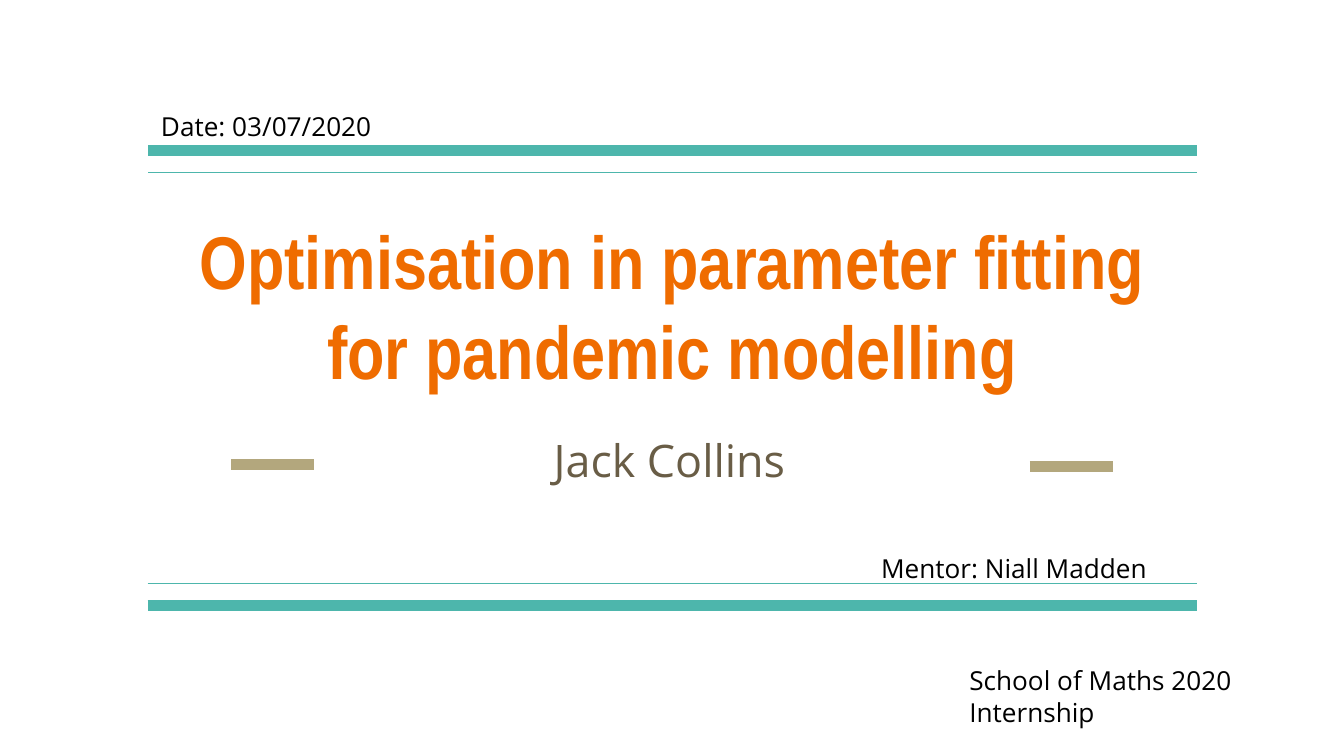
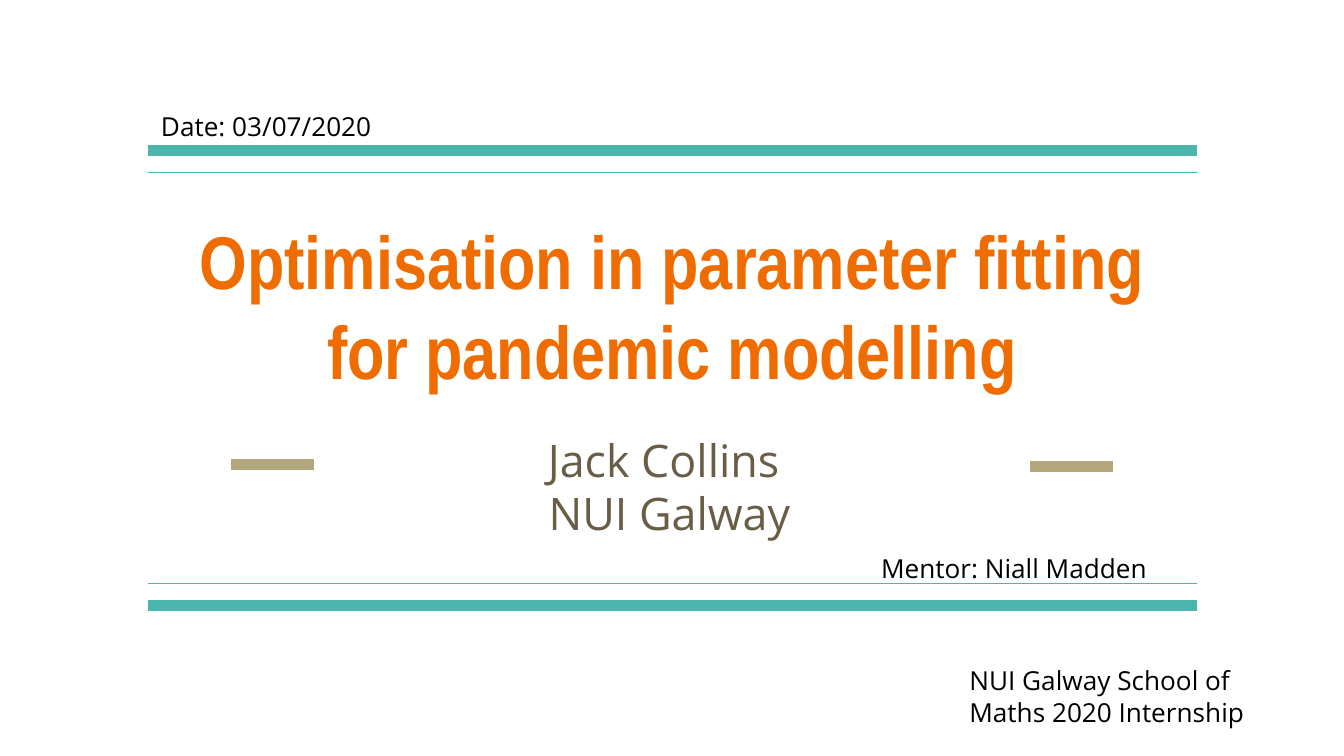
Before and after one commit to JackTCollins/Optimisation-in-parameter-fitting-for-Pandemic-Modelling, a slide deck: slide 1 of Presentation/Optimisation in parameter fitting for pandemic modelling.pptx. Drawn at 1344x756 pixels with LibreOffice and Linux fonts; fonts in the diff are those of the drawing. Boxes give left, top, right and bottom in pixels: in the first picture for what was removed or moved away, otherwise in the second. Text is boxed around its words. In the diff, an @@ line names an element or a change of style, - is before the commit and + after.

```diff
--- a/Presentation/Optimisation in parameter fitting for pandemic modelling.pptx
+++ b/Presentation/Optimisation in parameter fitting for pandemic modelling.pptx
@@ subtitle at [549, 496, 790, 541]: paragraph added @@
+NUI Galway
@@ text at [969, 670, 1244, 729]: text changed @@
-School of Maths 2020
-Internship
+NUI Galway School of Maths 2020 Internship
```
Also in this commit, not shown: 2 other slides changed, 1 slide added, 1 slide removed.
